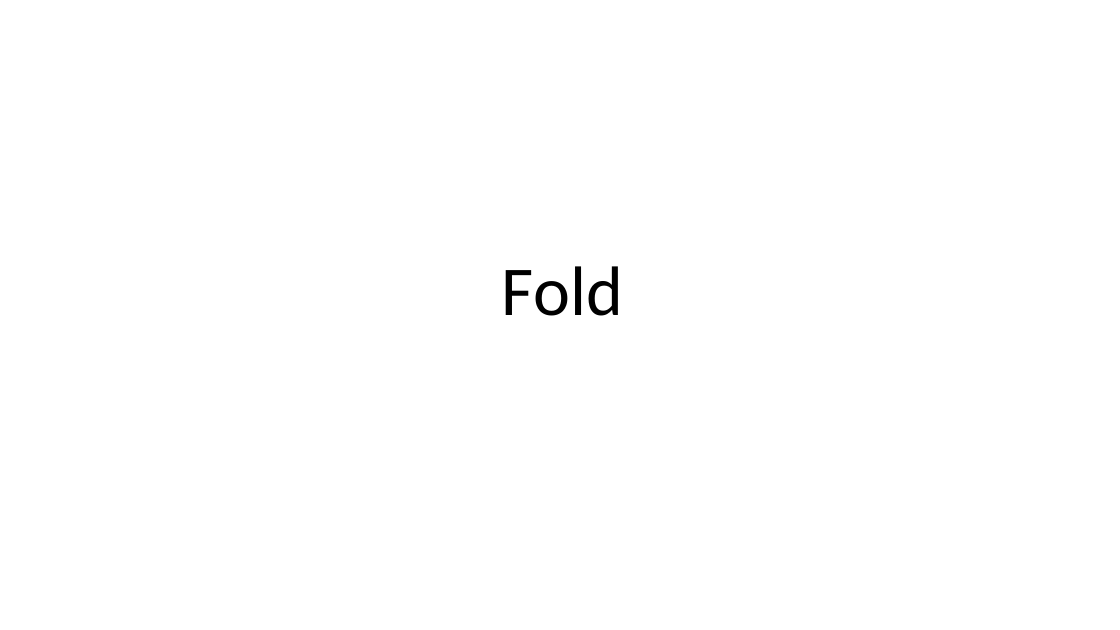
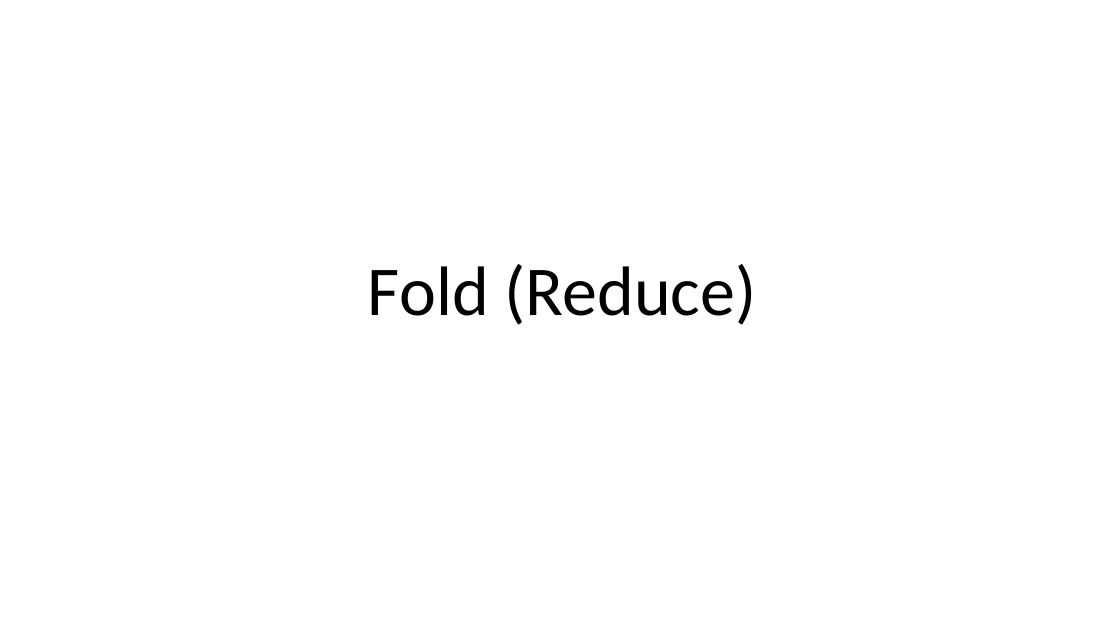
Before and after one commit to armadilloNik/FunctionalCSharpSig, a slide deck: slide 17 of slides/FpViaCSharp.pptx. Drawn at 1120x630 pixels with LibreOffice and Linux fonts; fonts in the diff are those of the drawing. Boxes give left, top, right and bottom in pixels: in the first picture for what was removed or moved away, otherwise in the second. Text is boxed around its words. In the diff, an @@ line names an element or a change of style, - is before the commit and + after.

```diff
--- a/slides/FpViaCSharp.pptx
+++ b/slides/FpViaCSharp.pptx
@@ title at <box>368,264,757,325</box>: text changed @@
-Fold
+Fold (Reduce)
```
Also in this commit, not shown: 1 other slide changed, 3 slides added, 3 slides removed, 5 other files.
